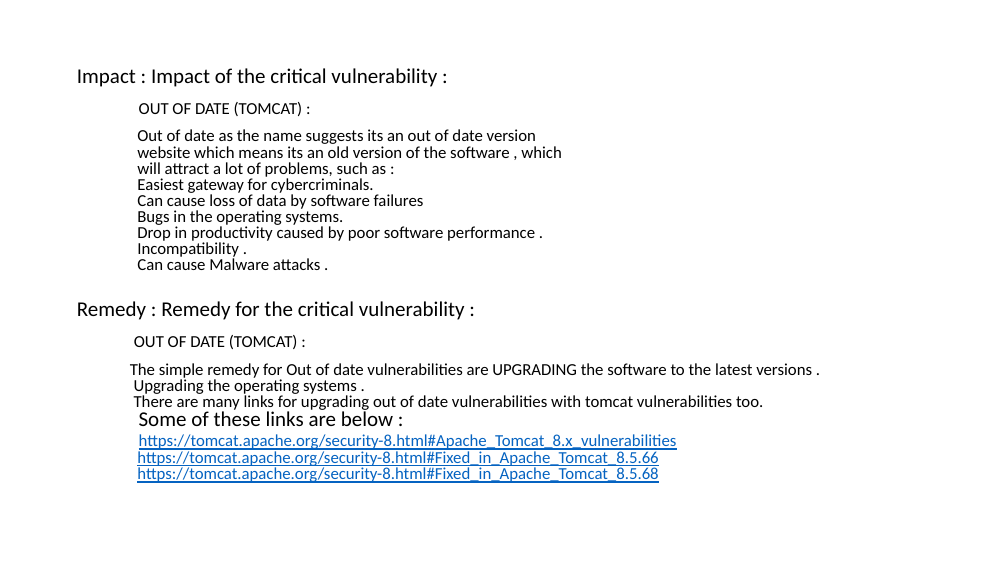
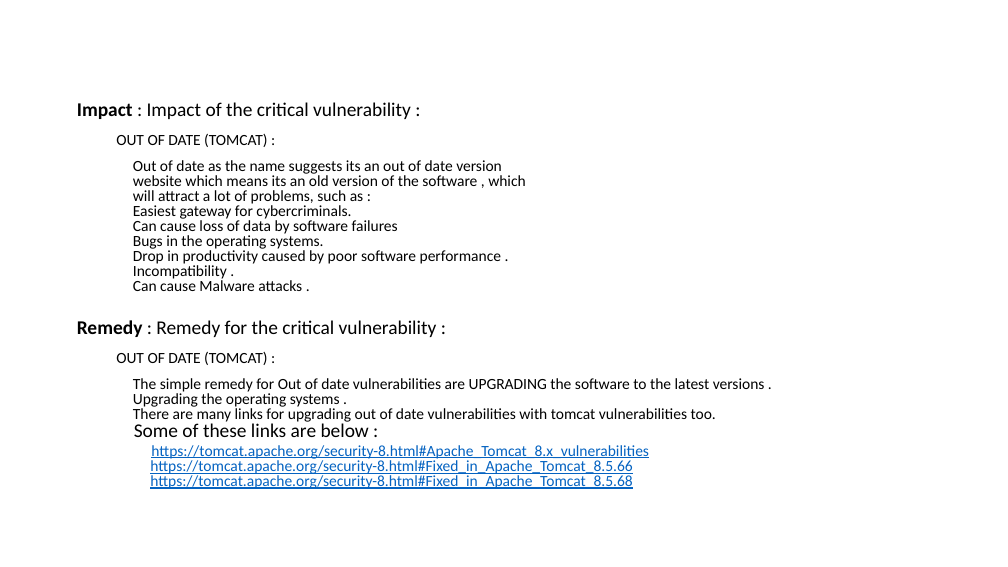
Before and after one commit to v292vib/internship-studio, a slide deck: slide 2 of Task 2 vib is.pptx. Drawn at 1008x567 pixels with LibreOffice and Linux fonts; fonts in the diff are those of the drawing. Boxes give left, top, right and bottom in pixels: in the first picture for what was removed or moved away, otherwise in the second. Text is boxed around its words. In the diff, an @@ line names an element or a change of style, - is before the commit and + after.

```diff
--- a/Task 2 vib is.pptx
+++ b/Task 2 vib is.pptx
@@ text "Impact : Impact of the ..." at (x1=77, y1=102, x2=765, y2=489): size 20 to 18.5 pt in "Impact : Impact of the critical vulnerability ...", "Remedy : Remedy for the critical vulnerability ...", "Some of these links are below :"; bold on in "Impact", "Remedy"; size 16 to 14.8 pt in "OUT OF DATE (TOMCAT) :", "Out of date as the name suggests ...", "OUT OF DATE (TOMCAT) :", "The simple remedy for Out of date ..." @@
```
